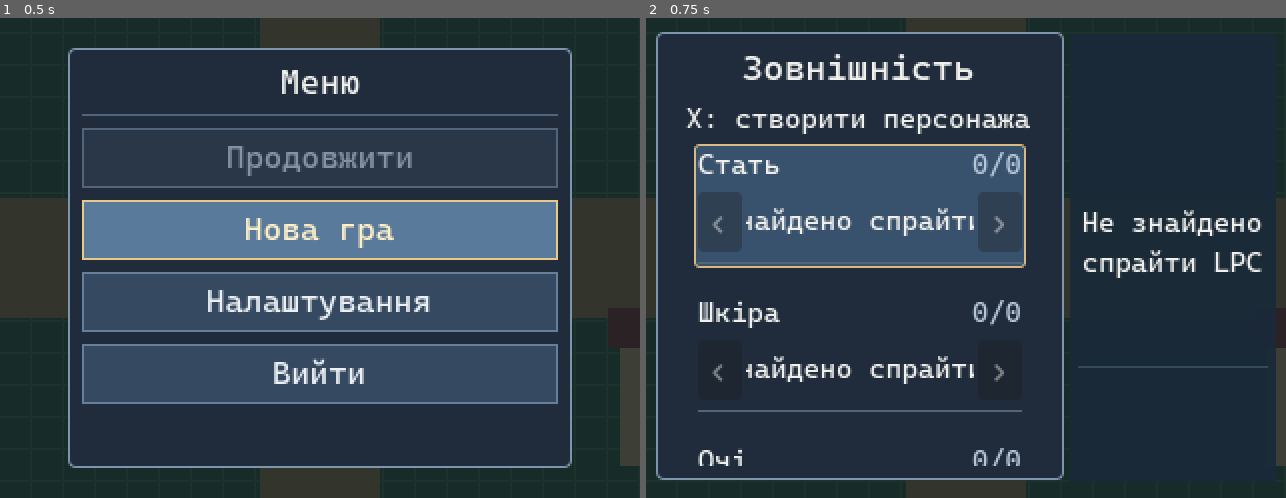
Above: before the commit, frames 1-2 (left to right).
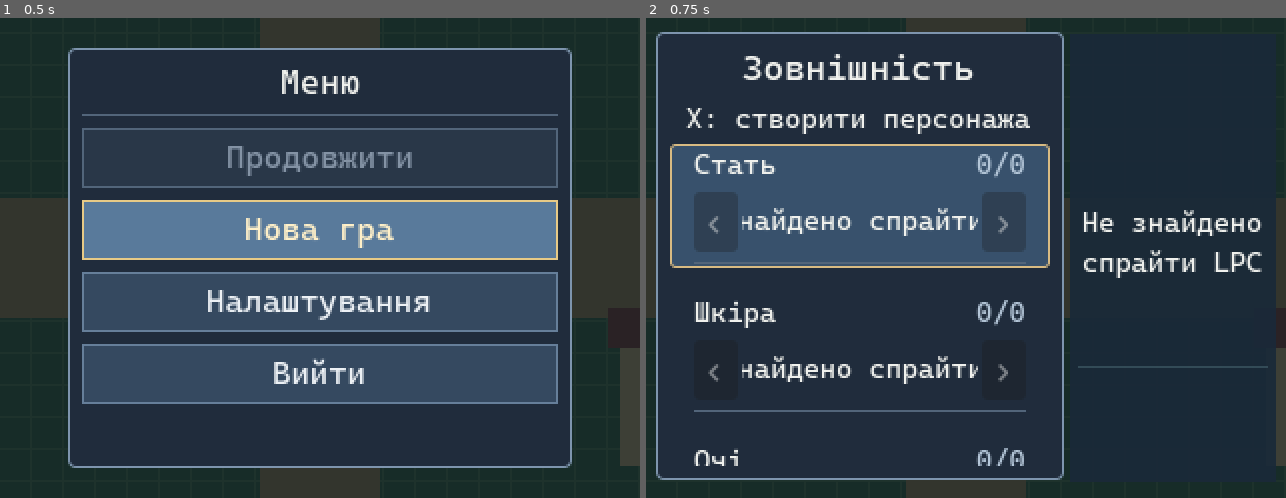
Above: after the commit, the same moments.

Repository: PylSerg/skyval-godot
Game: Godot game, scene res://prototype/camera_test.tscn
Same seed, same stepped clock (60 frames per second), same inputs: the game is played once before the commit and once after it.
Inputs:
- Up to frame 1 (0.5 s): no input
- Up to frame 2 (0.75 s): click "Нова гра" at 0.5 s

Frame 1 is identical in both runs. In frame 2, 4.1% of the frame differs, in the area x 3-64%, y 26-94%.

Commit message:
Stretch selected field backgrounds full width while retaining inner horizontal padding

Diff:
--- a/ui/character_creator.gd
+++ b/ui/character_creator.gd
@@ -333,6 +333,9 @@
         style.set_border_width_all(1)
         style.set_corner_radius_all(2)
         style.set_content_margin_all(2)
+        # Keep the background/border full-width while insetting its content.
+        style.set_content_margin(SIDE_LEFT, FIELD_HORIZONTAL_INSET)
+        style.set_content_margin(SIDE_RIGHT, FIELD_HORIZONTAL_INSET)
         field_panel.add_theme_stylebox_override("panel", style)
 
 
@@ -767,20 +770,13 @@
         var index: int = _row_labels.size()
         var key: String = str(property_key)
 
-        # Each field sits 12px from both edges, matching the 12px
-        # vertical gap between consecutive fields. The inner panel retains
-        # its background highlight around heading, counter and selector.
-        var field_outer := MarginContainer.new()
-        field_outer.size_flags_horizontal = Control.SIZE_EXPAND_FILL
-        field_outer.mouse_filter = Control.MOUSE_FILTER_PASS
-        field_outer.add_theme_constant_override("margin_left", FIELD_HORIZONTAL_INSET)
-        field_outer.add_theme_constant_override("margin_right", FIELD_HORIZONTAL_INSET)
-        _rows.add_child(field_outer)
-
+        # Full-width highlighted field. The panel's style (not an outer
+        # MarginContainer) supplies equal left/right content padding, so
+        # the background and golden selection border reach both edges.
         var field_panel := PanelContainer.new()
         field_panel.size_flags_horizontal = Control.SIZE_EXPAND_FILL
         field_panel.mouse_filter = Control.MOUSE_FILTER_PASS
-        field_outer.add_child(field_panel)
+        _rows.add_child(field_panel)
         _row_panels.append(field_panel)
 
         var field_box := VBoxContainer.new()
